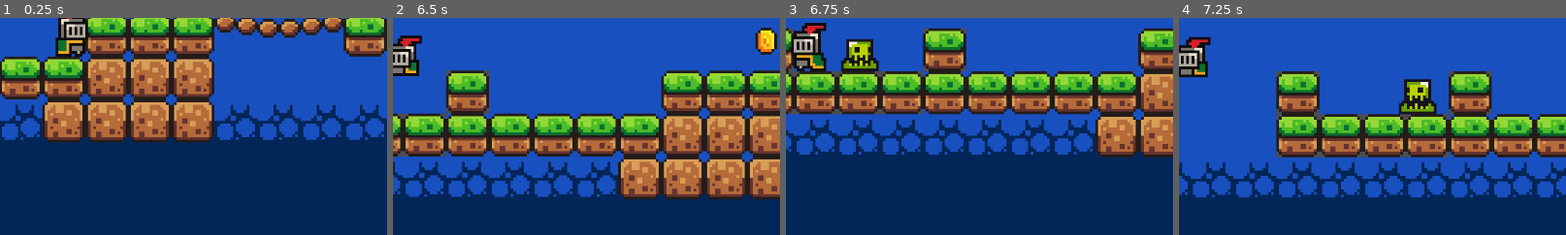
Above: before the commit, frames 1-4 (left to right).
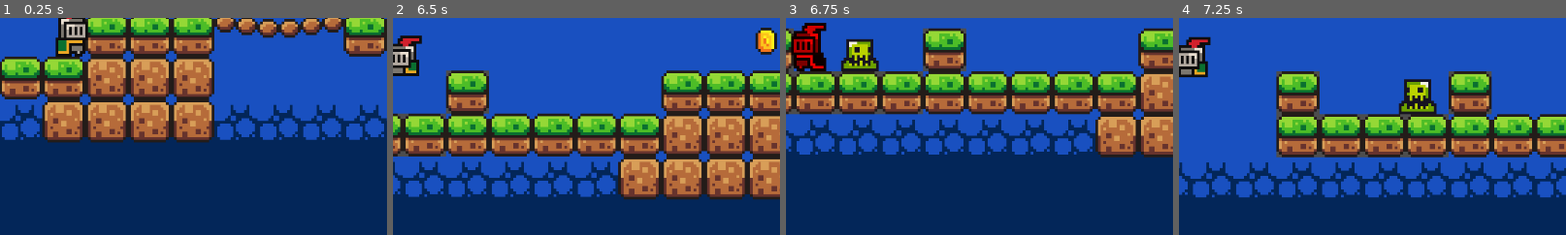
Above: after the commit, the same moments.

Repository: NullPandaDev/tutorial-games
Game: Godot game, scene res://scenes/game.tscn
Same seed, same stepped clock (60 frames per second), same inputs: the game is played once before the commit and once after it. Sound files missing from this copy of the repository are replaced by a short silence.
Inputs:
- Up to frame 1 (0.25 s): no input
- Up to frame 2 (6.5 s): hold D (move_right) 0.53-2.03 s; tap Space (jump) at 0.77, 1.52, 3.02, 3.77, 4.52, 6.02 s; hold A (move_left) 2.03-2.78 s; hold D (move_right) 2.78-4.28 s; hold A (move_left) 4.28-5.03 s; hold D (move_right) 5.03-5.78 s; hold A (move_left) from 5.78 s (still down)
- Up to frame 3 (6.75 s): keep holding A (move_left)
- Up to frame 4 (7.25 s): keep holding A (move_left); tap Space (jump) at 6.77 s
The pictures show only the part of the screen within x 37-87%, y 49-98%; the shares and areas given below are measured in that part.

Frames 1-2 are identical in both runs. In frame 3, 0.8% of the frame differs, in the area x 2-10%, y 3-24%; in frame 4, nothing differs.

Commit message:
Damage frames + iFrames

Diff:
--- a/godot-hello-world/scenes/hud.tscn
+++ b/godot-hello-world/scenes/hud.tscn
@@ -37,6 +37,7 @@
 text = "x0"
 
 [node name="Hearts" type="TextureRect" parent="."]
+layout_mode = 0
 offset_left = 40.0
 offset_top = 64.0
 offset_right = 68.0
--- a/godot-hello-world/scripts/damage_zone.gd
+++ b/godot-hello-world/scripts/damage_zone.gd
@@ -2,7 +2,7 @@
 
 @onready var timer: Timer = $Timer
 
-@export var damage: float = 1.0
+@export var damage: int = 1
 
 func _on_body_entered(body: Node2D) -> void:
 	body.take_damage(self.damage)
--- a/godot-hello-world/scripts/player.gd
+++ b/godot-hello-world/scripts/player.gd
@@ -9,9 +9,13 @@
 const SPEED = 130.0
 const JUMP_VELOCITY = -250.0
 const DOUBLE_JUMP_VELOCITY = -150.0
-var health = 3.0
+const I_FRAMES = 24
+@onready var original_modulate = sprite.modulate
+
+var health = 3
 var alive = true
 var double_jumped = false
+var iframes: int = 0
 
 func get_jump_velocity():
 	if !self.alive:
@@ -28,6 +32,13 @@
 	return 0.0
 
 func _physics_process(delta: float) -> void:
+	self.iframes = max(0, self.iframes-1)
+	if self.iframes <= 0:
+		print(self.iframes)
+		sprite.modulate = self.original_modulate
+	else:
+		sprite.modulate = Color("red", float(self.iframes)/float(self.I_FRAMES)*2)
+
 	# Add the gravity.
 	if not is_on_floor():
 		velocity += get_gravity() * delta
@@ -91,13 +102,15 @@
 #func _on_animation_finished():
 	#print("Animation finished playing once.")
 
-func take_damage(damage):
-	if !self.alive:
+func take_damage(damage: int):
+
+	if !self.alive or self.iframes > 0:
+		# Don't take damage when dead or in iFrames
 		return
 
 	self.hurt_sfx.play()
 	self.health -= damage
-	hud_health_label.text = "x" + str(int(self.health))
+	hud_health_label.text = "x" + str(self.health)
 	print("Health: ", self.health)
 	#sprite.animation = "damaged"
 
@@ -105,3 +118,4 @@
 		self.die_sfx.play()
 		self.alive = false
 		sprite.animation = "die"
+	self.iframes = self.I_FRAMES
Not shown: 1 places in godot-hello-world/scenes/Slime.tscn that only renumber resources
